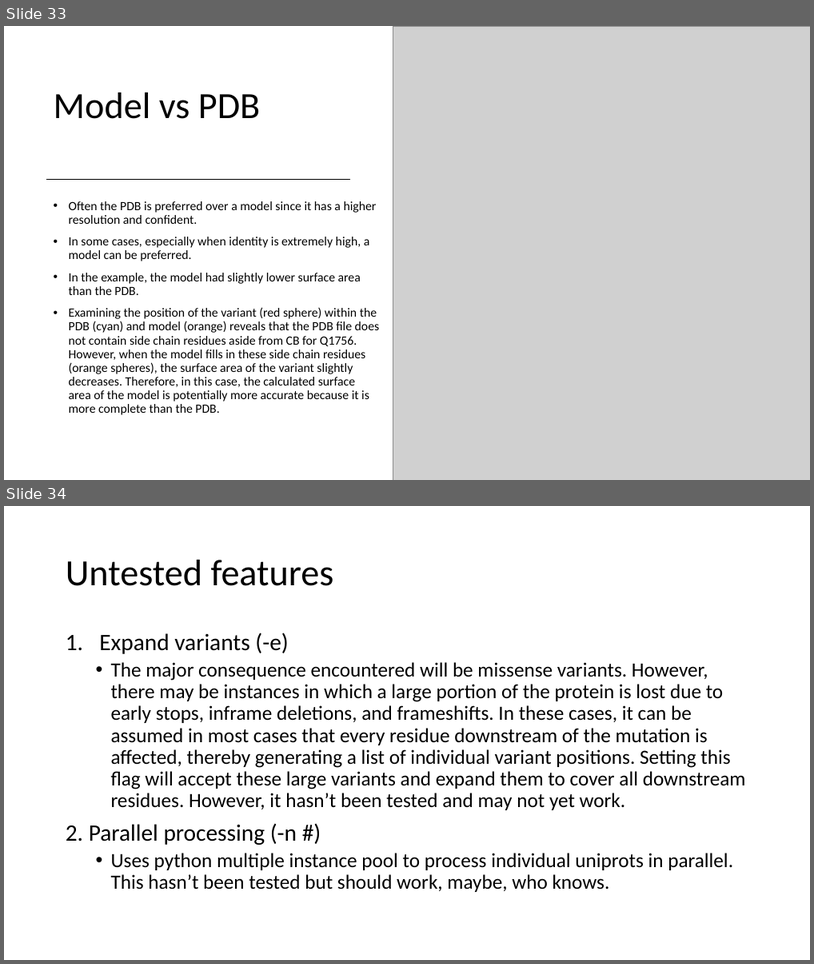
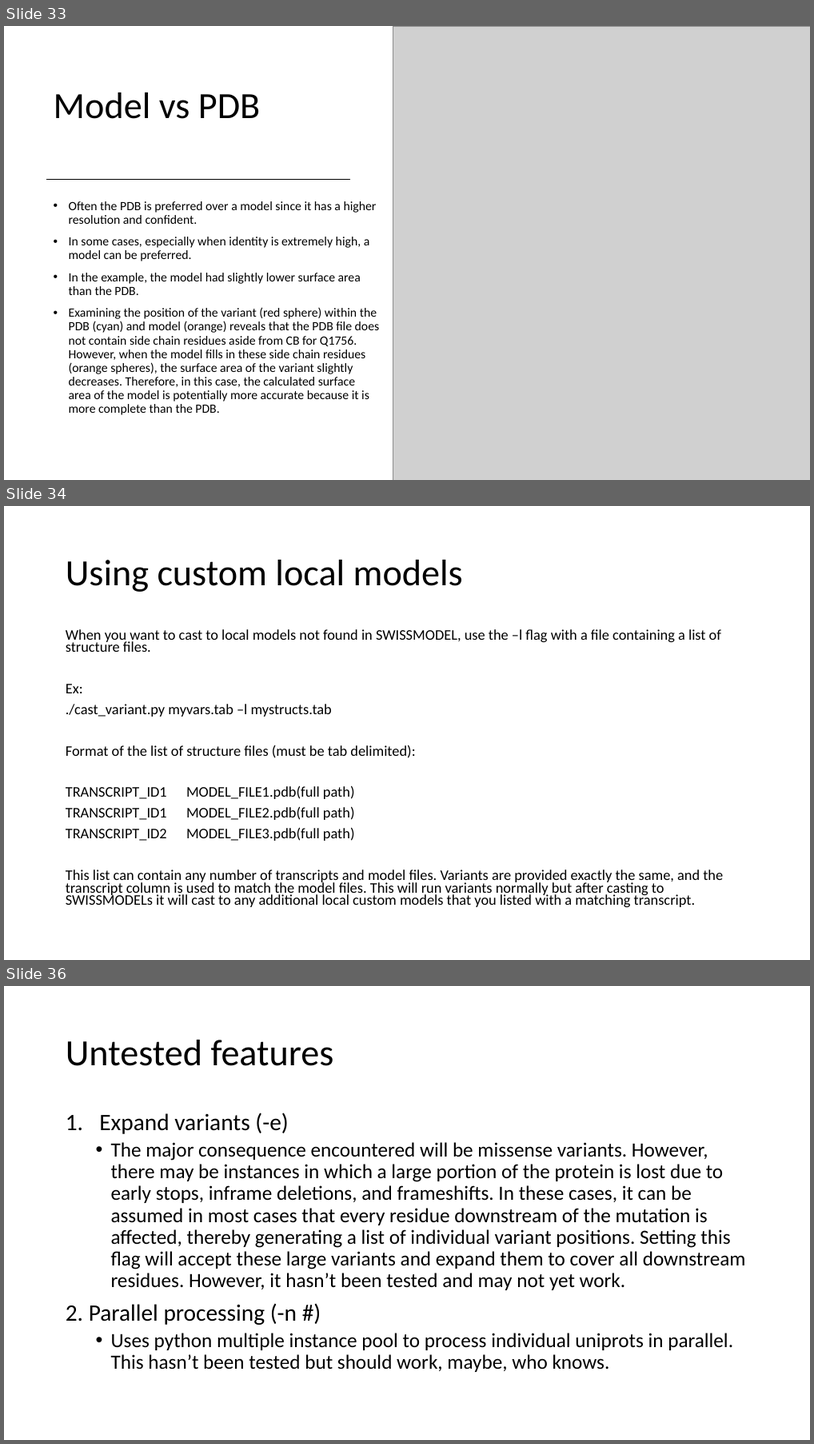
Before and after one commit to gsliwoski/cast_variant, a slide deck: tutorial.pptx. Shown one above the other, each under a label of ours: slides 33 and 34 before the commit, slides 33, 34 and 36 after it; the slides between them are not shown. The pictures are 814x964 and 814x1444 pixels, drawn with LibreOffice and Linux fonts; fonts in the diff are those of the drawing; grey boxes stand for pictures. Boxes give left, top, right and bottom in pixels: in the first picture for what was removed or moved away, otherwise in the second. Text is boxed around its words. In the diff, an @@ line names an element or a change of style, - is before the commit and + after.

Commit message:
Added custom seqs/models to tutorial

```diff
--- a/tutorial.pptx
+++ b/tutorial.pptx
@@ slide 34 added at box(4, 506, 810, 960), background #FFFFFF @@
@@ title added at box(66, 560, 463, 592), 44 pt, text #000000 @@
+Using custom local models
@@ text added at box(66, 629, 723, 907), 17.5 pt, text #000000 @@
+When you want to cast to local models not found in SWISSMODEL, use the –l flag with a file containing a list of structure files.
+Ex:
+./cast_variant.py myvars.tab –l mystructs.tab
+Format of the list of structure files (must be tab delimited):
+TRANSCRIPT_ID1 MODEL_FILE1.pdb(full path)
+TRANSCRIPT_ID1 MODEL_FILE2.pdb(full path)
+TRANSCRIPT_ID2 MODEL_FILE3.pdb(full path)
+This list can contain any number of transcripts and model files. Variants are provided exactly the same, and the transcript column is used to match the model files. This will run variants normally but after casting to SWISSMODELs it will cast to any additional local custom models that you listed with a matching transcript.
@@ what was slide 34 is now slide 36 @@
```
Also in this commit, not shown: 1 slide changed, 2 other slides added, 1 other file.
